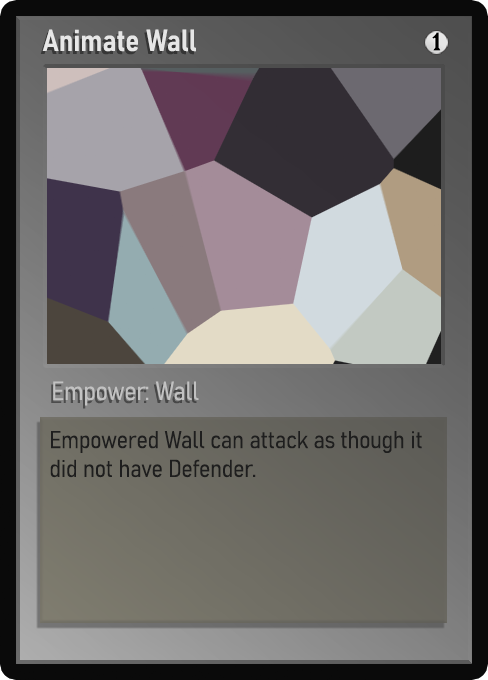
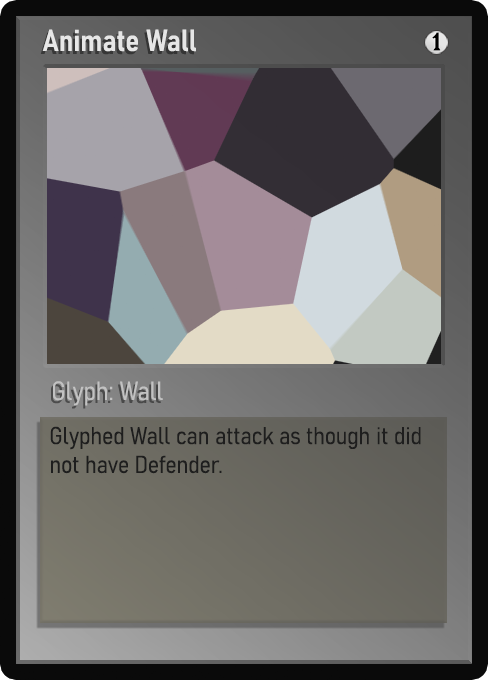
Layered file, before and after one edit (488 x 680). Changes by layer:
painted on "Class" over [53,381,199,406]
painted on "Desc_norm" over [50,426,422,478]
